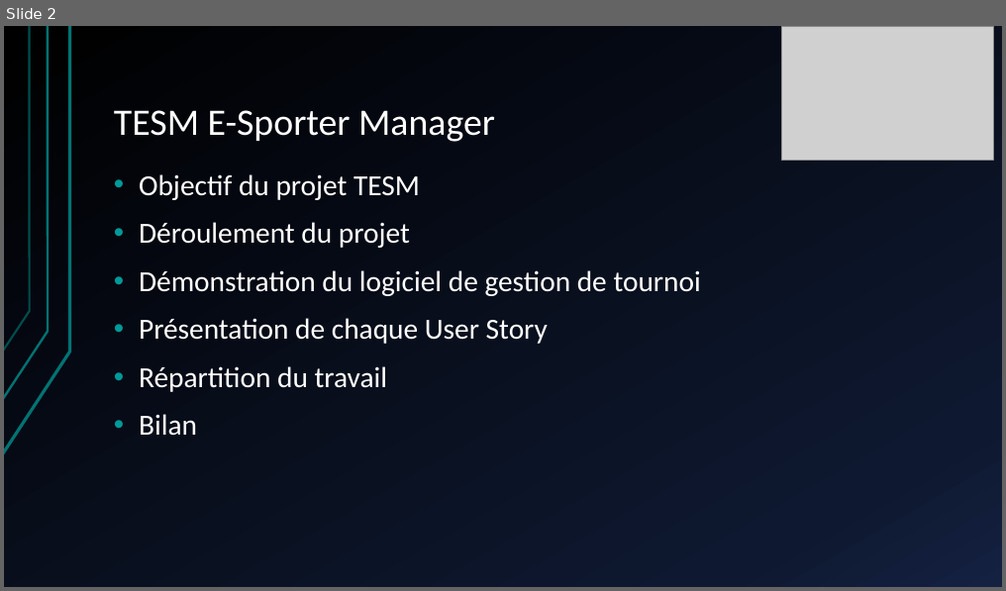
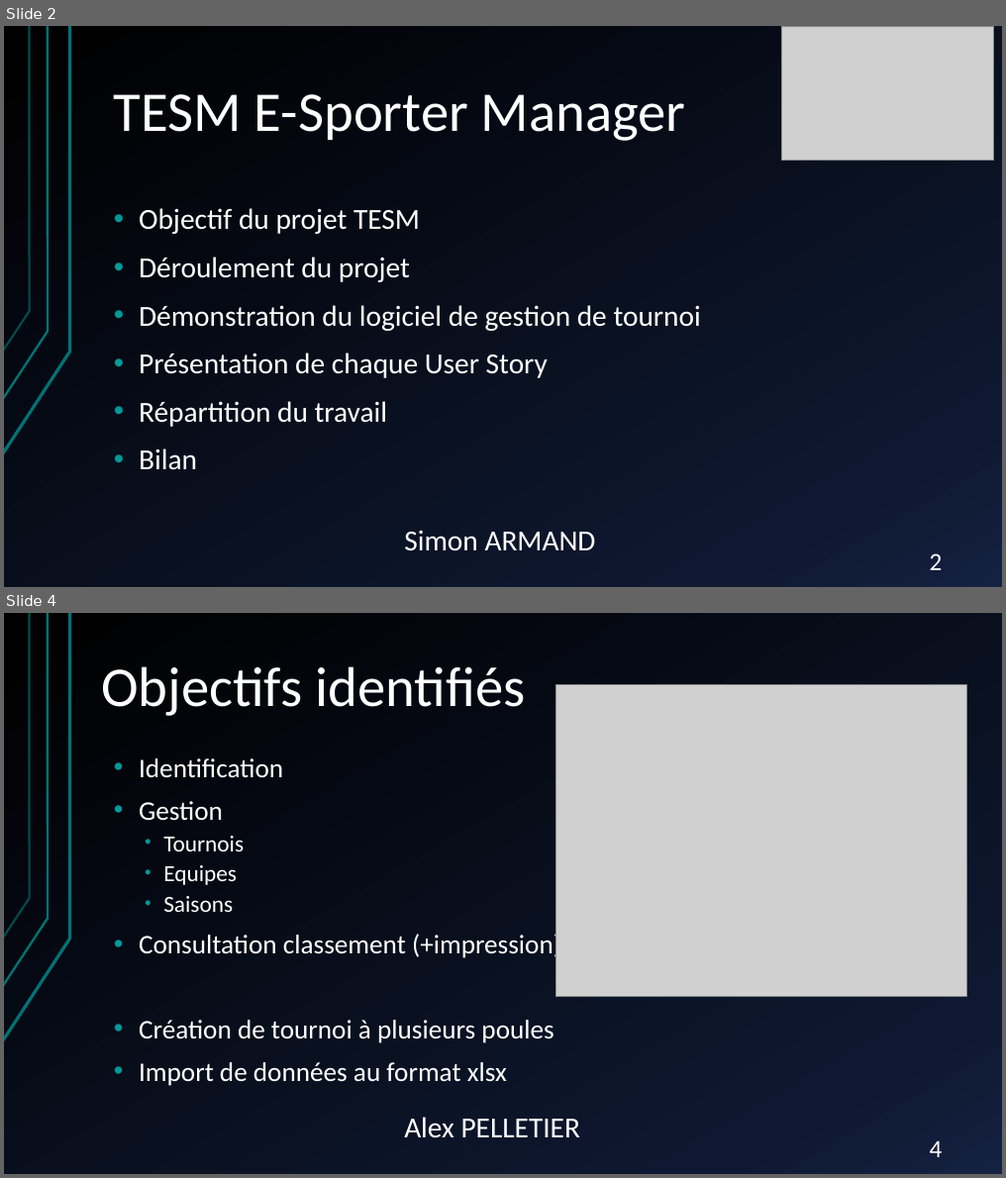
Before and after one commit to gamingdy/tesm-esport-manager, a slide deck: TESM E-Sporter Manager.pptx. Shown one above the other, each under a label of ours: slide 2 before the commit, slides 2 and 4 after it; the slides between them are not shown. The pictures are 1006x591 and 1006x1178 pixels, drawn with LibreOffice and Linux fonts; fonts in the diff are those of the drawing; grey boxes stand for pictures. Boxes give left, top, right and bottom in pixels: in the first picture for what was removed or moved away, otherwise in the second. Text is boxed around its words. In the diff, an @@ line names an element or a change of style, - is before the commit and + after.

```diff
--- a/TESM E-Sporter Manager.pptx
+++ b/TESM E-Sporter Manager.pptx
@@ slide 4 added at bbox=[4, 613, 1002, 1174], background gradient #000000 to #0F1931 to #142242; not listed: 3 template elements that a slide beside it also shows @@
@@ title added at bbox=[101, 666, 525, 716], 54 pt, text #FFFFFF @@
+Objectifs identifiés
@@ picture added at bbox=[555, 685, 966, 996] @@
@@ text added at bbox=[139, 759, 561, 1086], 25.9 pt, text #FFFFFF @@
+• Identification
+• Gestion
+  • Tournois
+  • Equipes
+  • Saisons
+• Consultation classement (+impression)
+• Création de tournoi à plusieurs poules
+• Import de données au format xlsx
@@ text added at bbox=[404, 1117, 581, 1139], 28 pt, text #FFFFFF @@
+Alex PELLETIER
@@ page number added at bbox=[930, 1141, 943, 1157], 24 pt, text #FFFFFF @@
+4
@@ slide 2 changed as well @@
@@ title "TESM E-Sporter Manager" at bbox=[114, 94, 686, 141]: size 36 to 54 pt @@
@@ text "Objectif du projet TESM": place and size @@
-text "Objectif du projet TESM" at bbox=[139, 174, 701, 436]
+text "Objectif du projet TESM" at bbox=[139, 208, 701, 471]
@@ text added at bbox=[404, 531, 596, 552], 28 pt, text #FFFFFF @@
+Simon ARMAND
@@ page number added at bbox=[930, 554, 943, 570], 24 pt, text #FFFFFF @@
+2
```
Also in this commit, not shown: 1 other slide changed, 12 other slides added, 9 slides removed.
